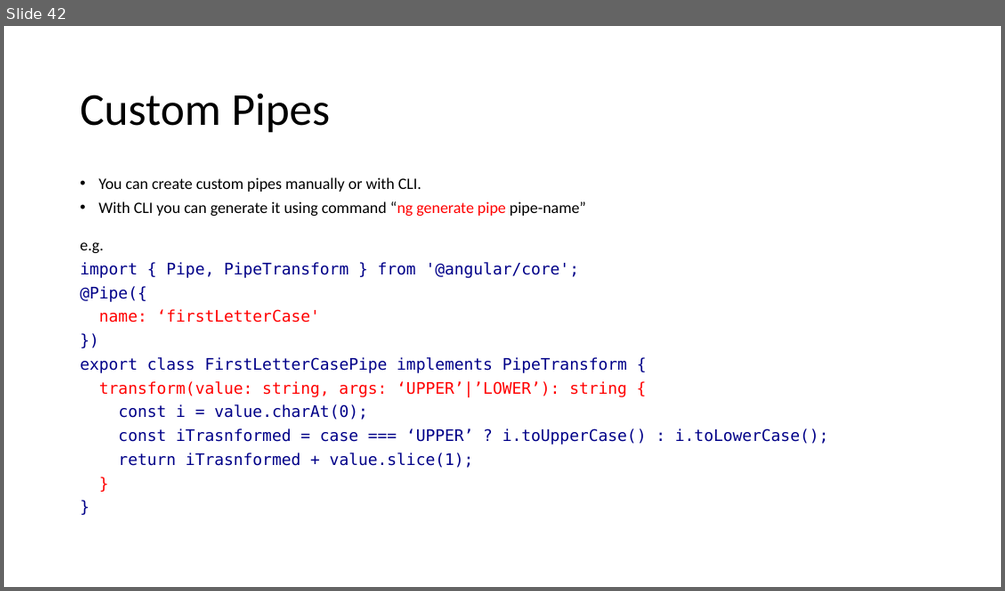
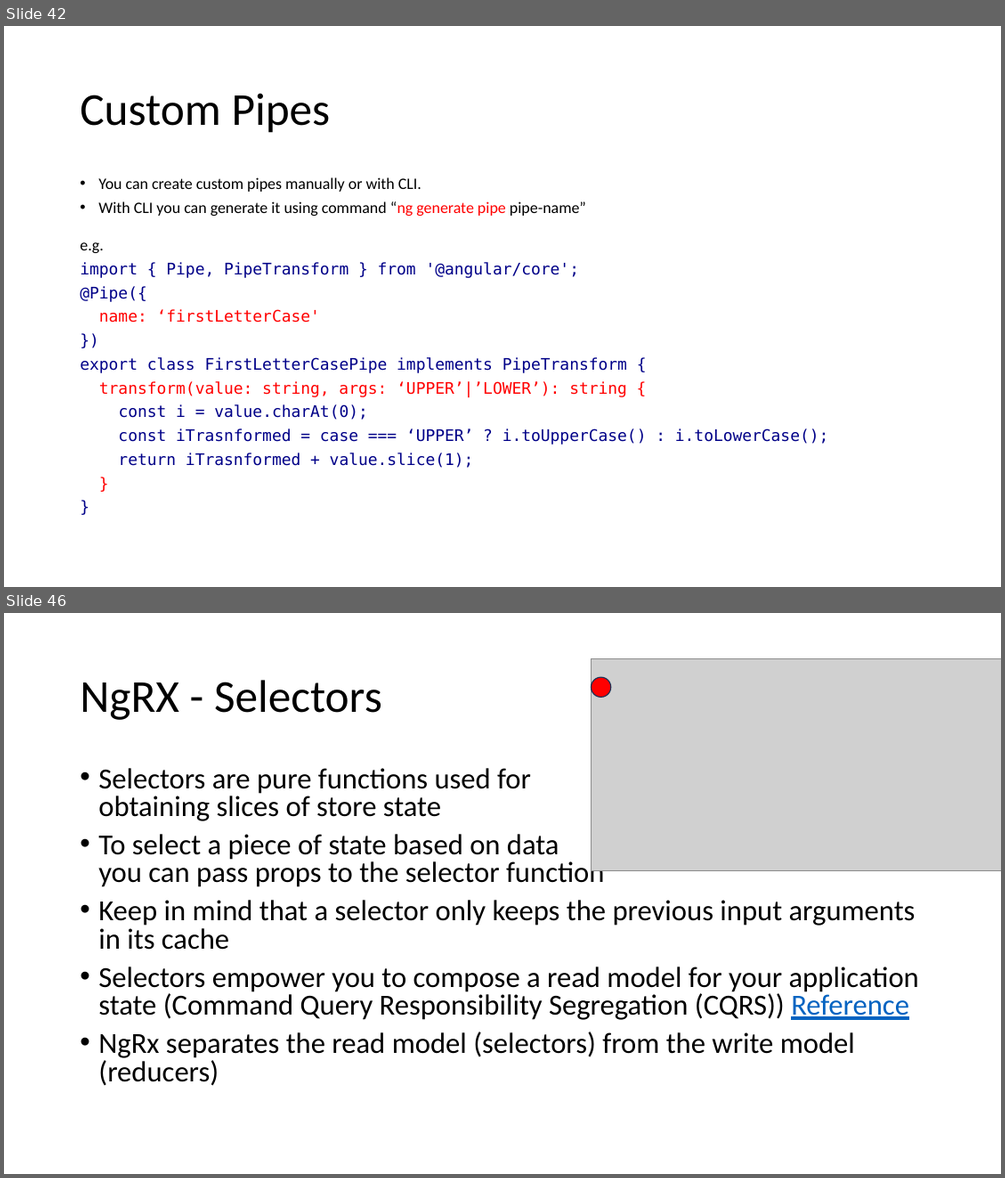
Before and after one commit to aarciab/angular, a slide deck: 1_Angular.pptx. Shown one above the other, each under a label of ours: slide 42 before the commit, slides 42 and 46 after it; the slides between them are not shown. The pictures are 1005x591 and 1005x1178 pixels, drawn with LibreOffice and Linux fonts; fonts in the diff are those of the drawing; grey boxes stand for pictures. Boxes give left, top, right and bottom in pixels: in the first picture for what was removed or moved away, otherwise in the second. Text is boxed around its words. In the diff, an @@ line names an element or a change of style, - is before the commit and + after.

```diff
--- a/1_Angular.pptx
+++ b/1_Angular.pptx
@@ slide 46 added at (4,613,1001,1174), background #FFFFFF @@
@@ picture added at (591,658,1001,871) @@
@@ title added at (80,680,382,720), 44 pt, text #000000 @@
+NgRX - Selectors
@@ ellipse added at (591,677,611,698), fill #FF0000, outline #1E3256 1 pt @@
@@ text added at (98,768,919,1086), 28 pt, text #000000 @@
+• Selectors are pure functions used for
+  obtaining slices of store state
+• To select a piece of state based on data
+  you can pass props to the selector function
+• Keep in mind that a selector only keeps the previous input arguments in its cache
+• Selectors empower you to compose a read model for your application state (Command Query Responsibility Segregation (CQRS)) Reference
+• NgRx separates the read model (selectors) from the write model (reducers)
```
Also in this commit, not shown: 10 other slides added, 12 other files.
